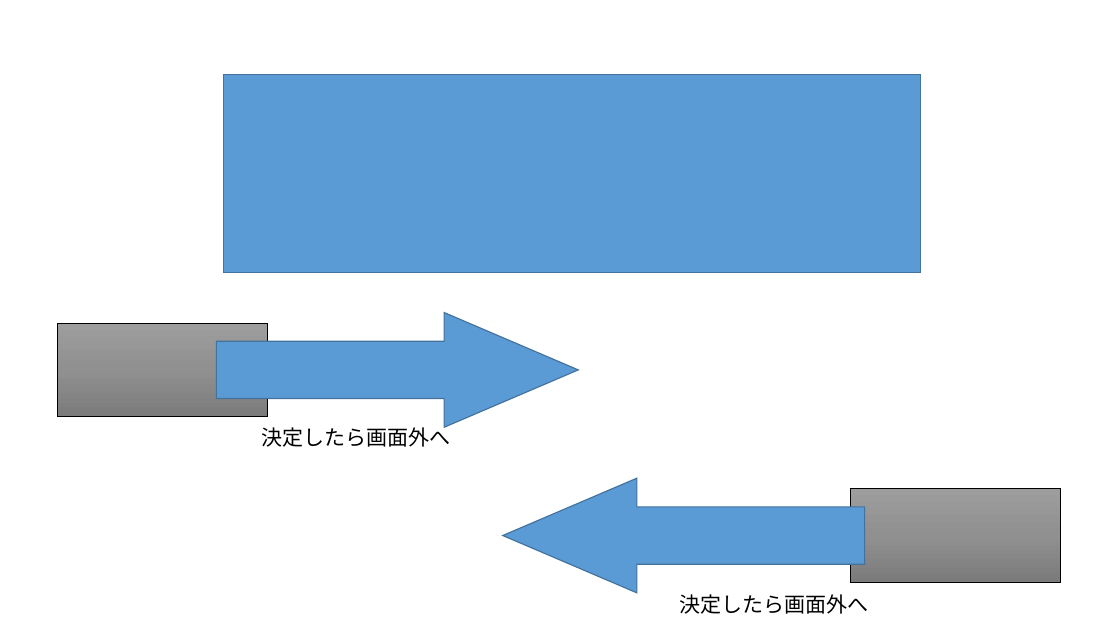
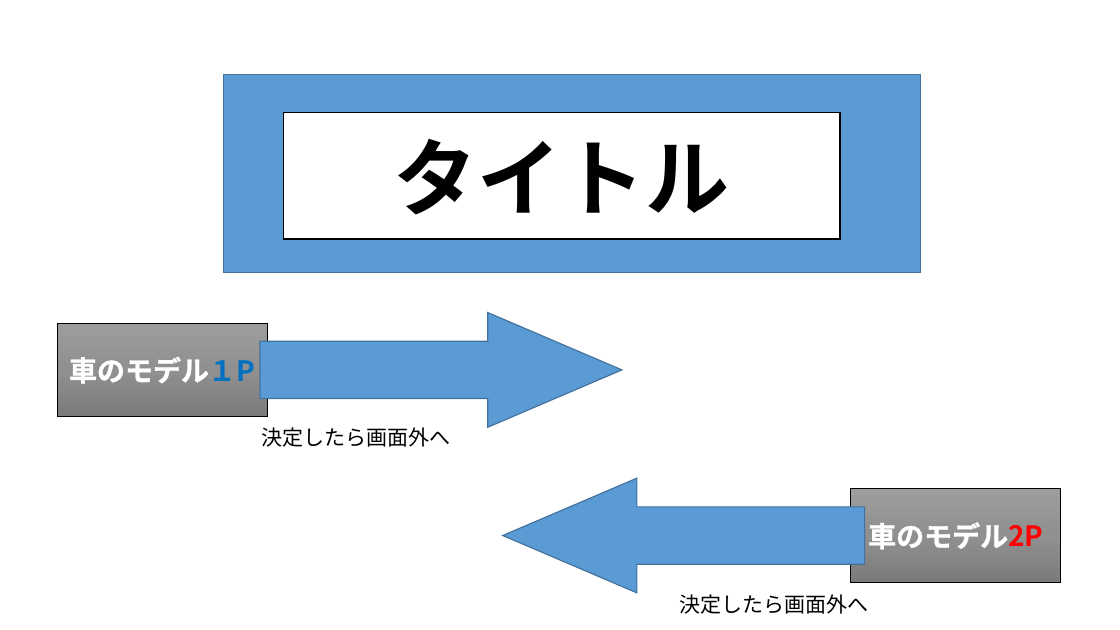
Before and after one commit to MizukiKato0416/sotsugyou_time_kato, a slide deck: slide 11 of 卒業制作_大元タイトル構成.pptx (slide 7 before the commit). Drawn at 1120x630 pixels with LibreOffice and Linux fonts; fonts in the diff are those of the drawing. Boxes give left, top, right and bottom in pixels: in the first picture for what was removed or moved away, otherwise in the second. Text is boxed around its words. In the diff, an @@ line names an element or a change of style, - is before the commit and + after.

```diff
--- a/卒業制作_大元タイトル構成.pptx
+++ b/卒業制作_大元タイトル構成.pptx
@@ rectangle added at (284,113,840,239), fill #FFFFFF, outline #000000 1 pt, 72 pt, text #000000, bold @@
+タイトル
@@ right arrow: place and size @@
-right arrow at (217,313,579,428)
+right arrow at (260,313,623,428)
@@ text in rectangle at (69,357,256,384): text added @@
+車のモデル１P
@@ text in rectangle at (868,522,1043,550): text added @@
+車のモデル2P
```
Also in this commit, not shown: 11 slides added, 4 slides removed.
